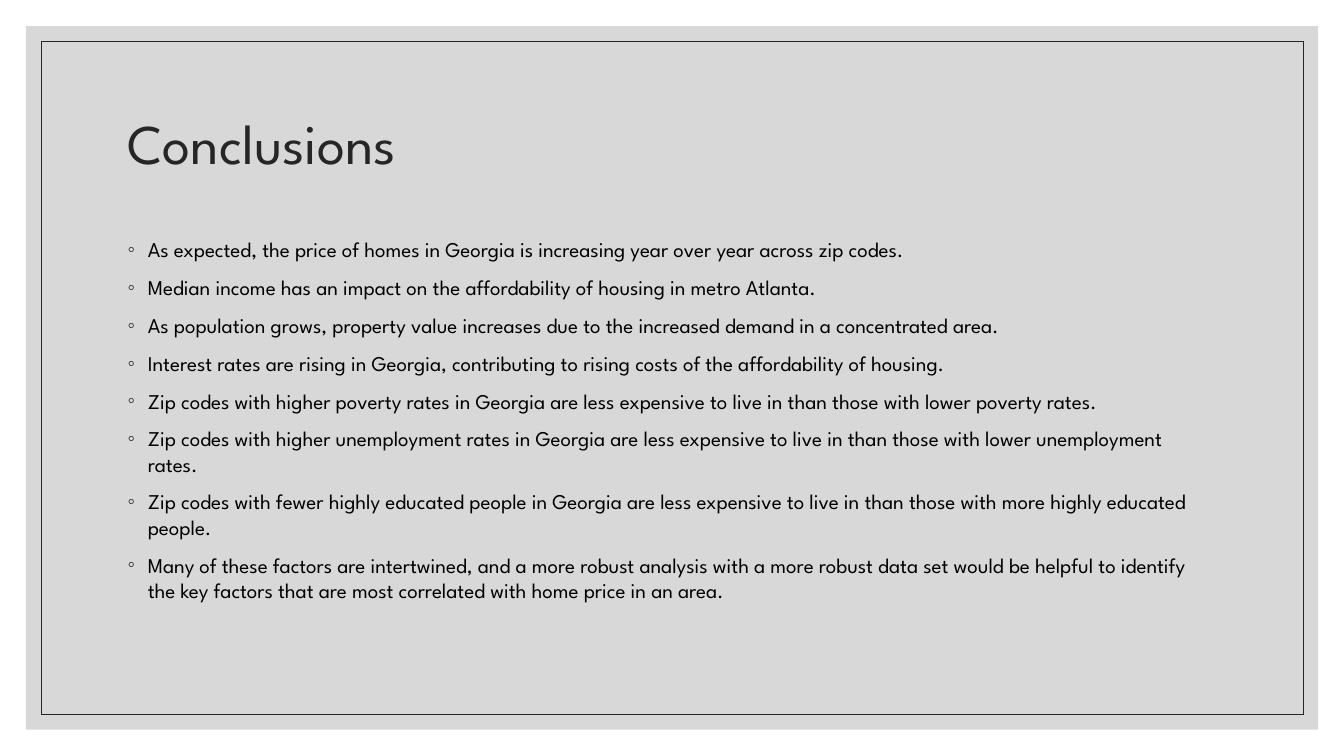
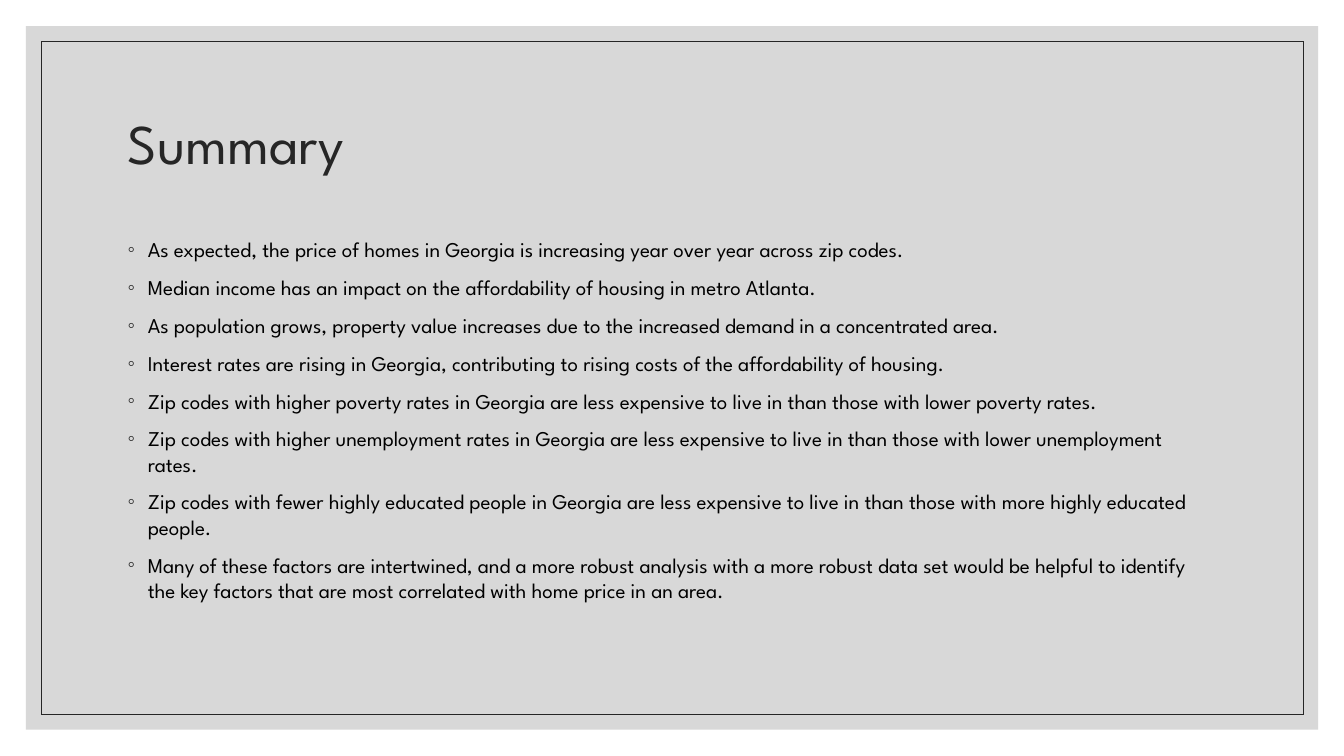
Before and after one commit to yanthedeveloper/Project1, a slide deck: slide 4 of Div101 Project 1 Final Presentation.pptx (slide 18 before the commit). Drawn at 1344x756 pixels with LibreOffice and Linux fonts; fonts in the diff are those of the drawing. Boxes give left, top, right and bottom in pixels: in the first picture for what was removed or moved away, otherwise in the second. Text is boxed around its words. In the diff, an @@ line names an element or a change of style, - is before the commit and + after.

Commit message:
Adding Summary slide in front

```diff
--- a/Div101 Project 1 Final Presentation.pptx
+++ b/Div101 Project 1 Final Presentation.pptx
@@ title at [128,126,344,176]: text changed @@
-Conclusions
+Summary
```
